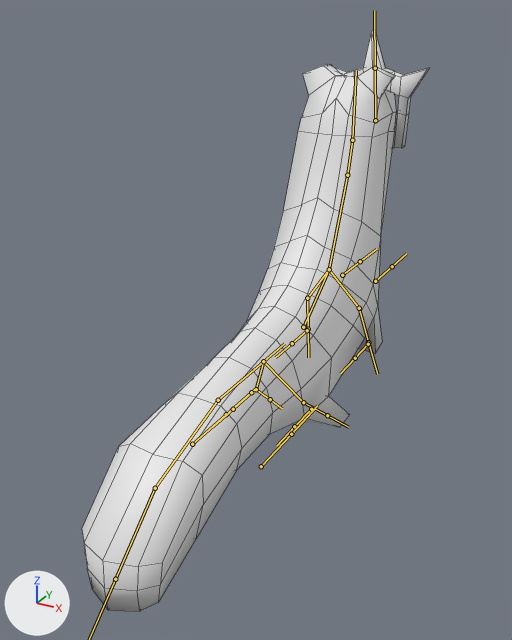
One commit to the FBX model Assets/Characters/ferret_YellowMask.fbx: the scene before it, then after it.
One viewpoint serves both versions: a camera (50 mm lens) standing at (7.87, -20.08, 11.23) and looking at (-0.12, -5.55, 3.97). Lighting does not change. The marker at lower left points along +X, +Y and +Z. The bones that bend it are drawn over the model as lines. Mesh edges are drawn as thin lines.

Objects in the first picture: 'Character', 'Mask'.
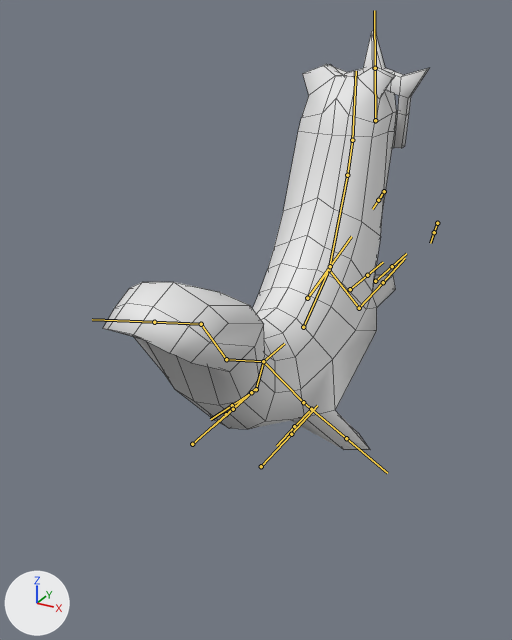
The newer file adds an action. The first version stands in its rest pose; the second is drawn at frame 1 of the action 'Celebrate'.

The change, as a diff of the scene's bpy script:
```diff
--- a/Assets/Characters/ferret_YellowMask.fbx.py
+++ b/Assets/Characters/ferret_YellowMask.fbx.py
@@ bone_arm_r @@
 bone_arm_r = bpy.data.objects['Armature'].pose.bones['Arm.R']  # child of 'Shoulder.R'
-bone_arm_r.rotation_quaternion = (1.0, 0.0, 0.0, 0.0)  # degrees (0, 0, 0)
+bone_arm_r.rotation_quaternion = (0.741, -0.398, 0.033, -0.539)  # degrees (-43, -22, -63)
@@ bone_arm_l @@
 bone_arm_l = bpy.data.objects['Armature'].pose.bones['Arm.L']  # child of 'Shoulder.L'
-bone_arm_l.rotation_quaternion = (1.0, 0.0, 0.0, 0.0)  # degrees (0, 0, 0)
+bone_arm_l.rotation_quaternion = (0.598, -0.562, 0.28, 0.498)  # degrees (-62, 63, 39)
@@ bone_tail1 @@
 bone_tail1 = bpy.data.objects['Armature'].pose.bones['Tail1']  # child of 'Spine4'
-bone_tail1.rotation_quaternion = (1.0, 0.0, 0.0, 0.0)  # degrees (0, 0, 0)
+bone_tail1.rotation_quaternion = (0.974, 0.224, 0.006, 0.029)  # degrees (26, 0, 3)
@@ bone_tail2 @@
 bone_tail2 = bpy.data.objects['Armature'].pose.bones['Tail2']  # child of 'Tail1'
-bone_tail2.rotation_quaternion = (1.0, 0.0, 0.0, 0.0)  # degrees (0, 0, 0)
+bone_tail2.rotation_quaternion = (0.949, 0.299, -0.063, 0.075)  # degrees (34, -9, 6)
@@ bone_tail3 @@
 bone_tail3 = bpy.data.objects['Armature'].pose.bones['Tail3']  # child of 'Tail2'
-bone_tail3.rotation_quaternion = (1.0, 0.0, 0.0, 0.0)  # degrees (0, 0, 0)
+bone_tail3.rotation_quaternion = (0.999, 0.028, -0.005, -0.043)  # degrees (3, 0, -5)
@@ bone_leg_r @@
 bone_leg_r = bpy.data.objects['Armature'].pose.bones['Leg.R']  # child of 'Flank.R'
-bone_leg_r.rotation_quaternion = (1.0, 0.0, 0.0, 0.0)  # degrees (0, 0, 0)
+bone_leg_r.rotation_quaternion = (0.9, 0.345, 0.244, 0.102)  # degrees (46, 22, 22)
@@ bone_leg_l @@
 bone_leg_l = bpy.data.objects['Armature'].pose.bones['Leg.L']  # child of 'Flank.L'
-bone_leg_l.rotation_quaternion = (1.0, 0.0, 0.0, 0.0)  # degrees (0, 0, 0)
+bone_leg_l.rotation_quaternion = (0.9, 0.345, -0.244, -0.102)  # degrees (46, -22, -22)
```

What differs and where, as boxes [x1, y1, x2, y2] in the pictures (512 x 640 px):
'Character', posed (7% narrower, 29% shorter)
    before: [82, 64, 397, 611]
    after: [103, 64, 397, 450]
bone 'Arm.R', root to tip
    before: (359, 308) to (368, 342)
    after: (359, 308) to (383, 282)
bone 'Arm.L', root to tip
    before: (307, 298) to (308, 329)
    after: (307, 298) to (330, 266)
bone 'Tail1', root to tip
    before: (263, 361) to (218, 400)
    after: (263, 361) to (226, 359)
bone 'Tail2', root to tip
    before: (218, 400) to (155, 488)
    after: (226, 359) to (201, 324)
bone 'Tail3', root to tip
    before: (155, 488) to (115, 579)
    after: (201, 324) to (154, 322)
bone 'Leg.R', root to tip
    before: (303, 402) to (327, 415)
    after: (303, 402) to (346, 438)
bone 'Leg.L', root to tip
    before: (256, 389) to (270, 399)
    after: (256, 389) to (232, 405)
